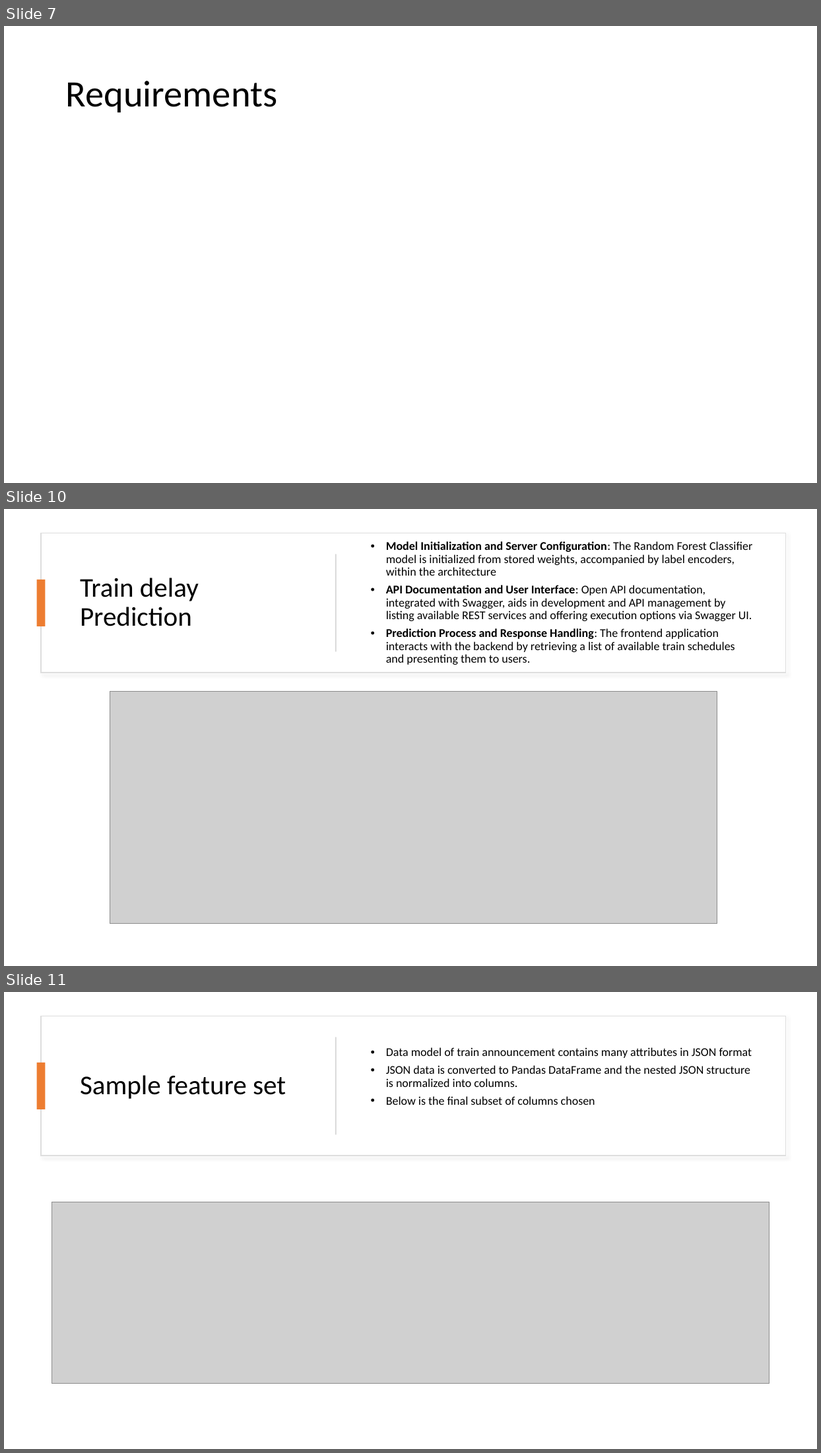
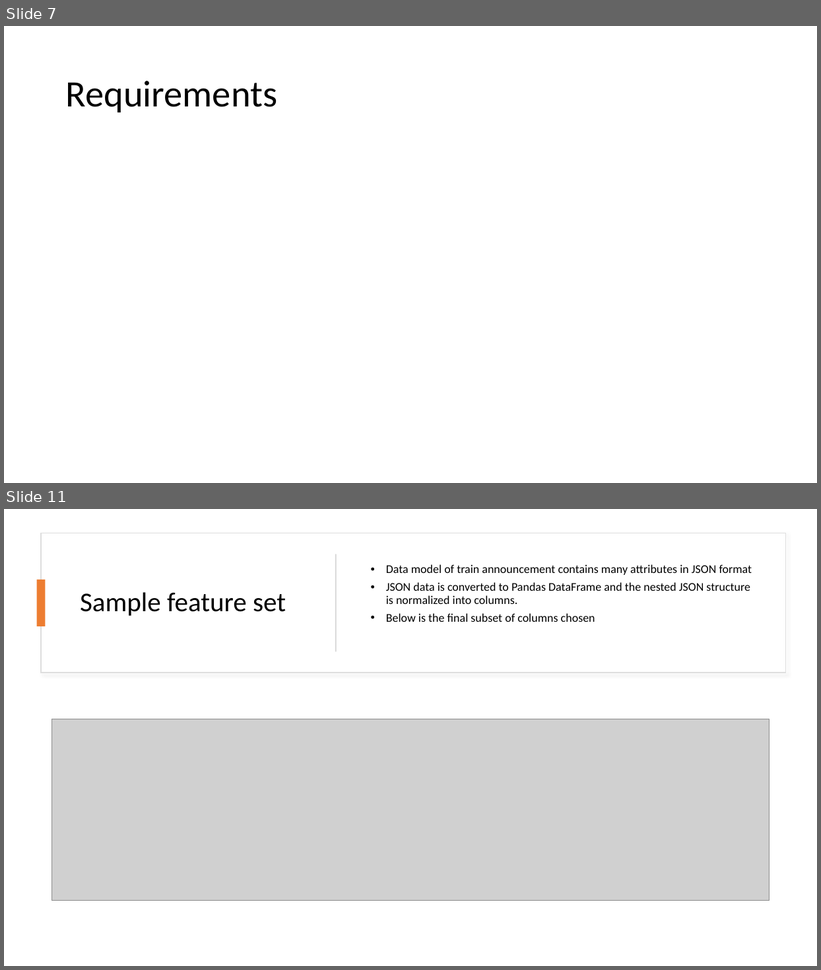
Before and after one commit to ziaulchowdhury/train-delay-prediction-system, a slide deck: documentation/ML_Project.pptx. Shown one above the other, each under a label of ours: slides 7, 10 and 11 before the commit, slides 7 and 11 after it; the slides between them are not shown. The pictures are 821x1453 and 821x970 pixels, drawn with LibreOffice and Linux fonts; fonts in the diff are those of the drawing; grey boxes stand for pictures. Boxes give left, top, right and bottom in pixels: in the first picture for what was removed or moved away, otherwise in the second. Text is boxed around its words. In the diff, an @@ line names an element or a change of style, - is before the commit and + after.

```diff
--- a/documentation/ML_Project.pptx
+++ b/documentation/ML_Project.pptx
@@ slide 10 removed at [4,509,817,966], background #FFFFFF @@
@@ rectangle removed at [41,533,786,673] @@
@@ text removed at [386,541,752,665] @@
-• Model Initialization and Server Configuration: The Random Forest Classifier model is initialized from stored weights, accompanied by label encoders, within the architecture
-• API Documentation and User Interface: Open API documentation, integrated with Swagger, aids in development and API management by listing available REST services and offering execution options via Swagger UI.
-• Prediction Process and Response Handling: The frontend application interacts with the backend by retrieving a list of available train schedules and presenting them to users.
@@ rectangle removed at [335,554,337,652] @@
@@ rectangle removed at [37,580,46,626] @@
@@ title removed at [80,578,199,626] @@
-Train delay Prediction
@@ picture removed at [110,691,717,923] @@
```
Also in this commit, not shown: 3 slides changed, 6 slides added, 5 other slides removed.
